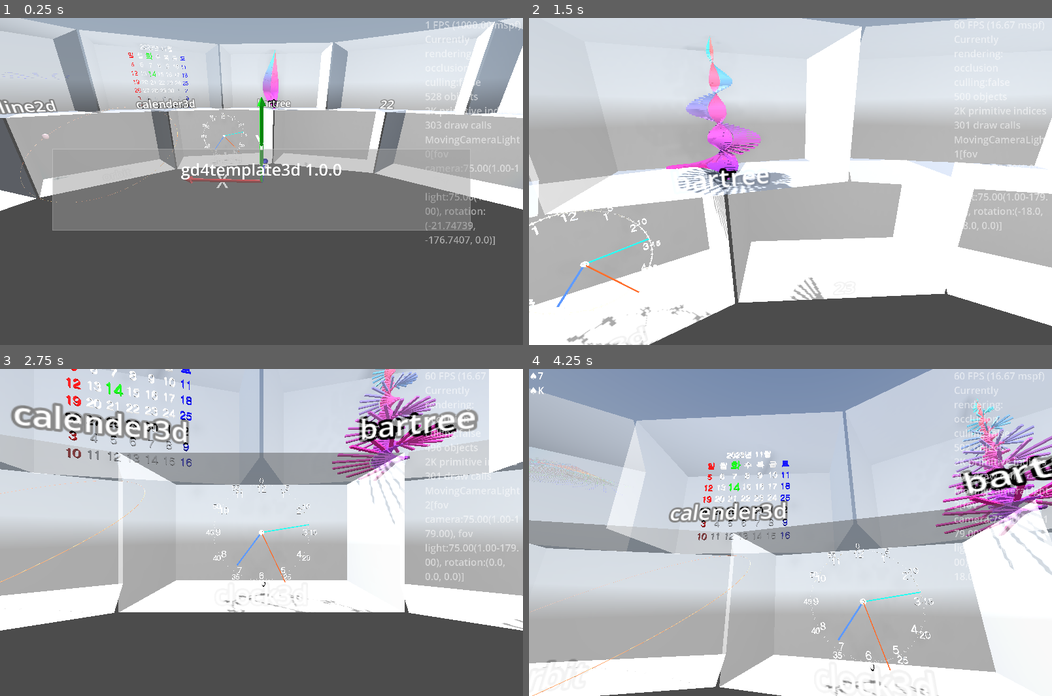
Above: before the commit, frames 1-4 (two rows, left to right).
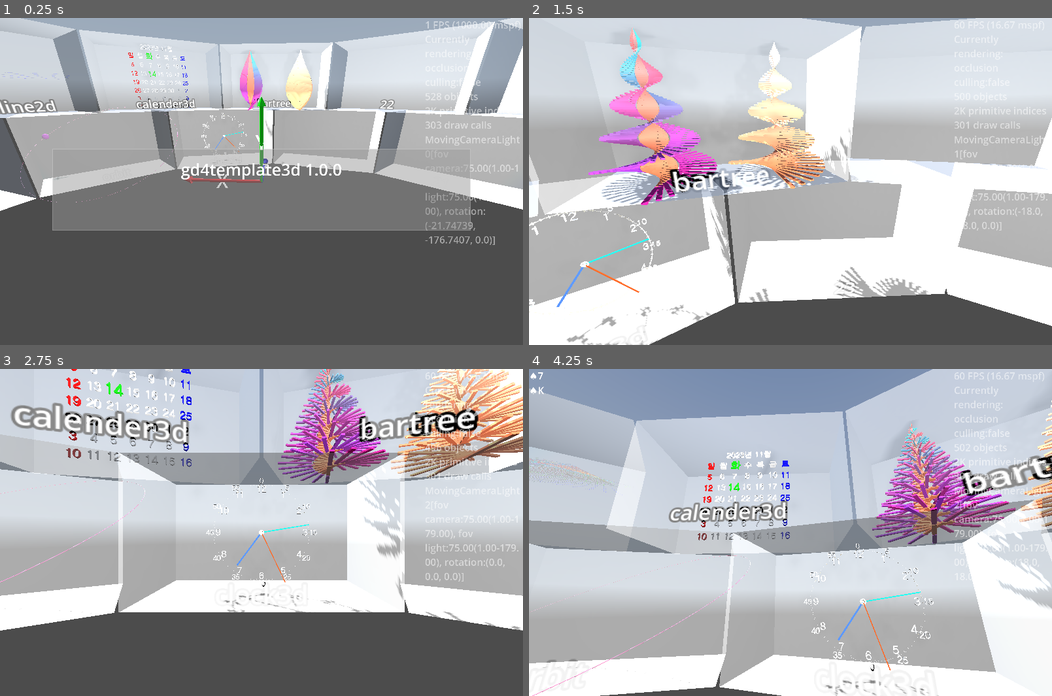
Above: after the commit, the same moments.

Repository: kasworld/gd4template3d
Game: Godot game, scene res://main.tscn
The game is run twice, just before and just after one commit, with the same random seed, the same clock (stepped at 60 frames per second) and the same inputs. A sky picture missing from this copy of the repository is replaced by a grey-blue gradient.
Inputs (mouse positions are in pixels of both pictures, inside the frame that each line leads up to):
- Up to frame 1 (0.25 s): no input
- Up to frame 2 (1.5 s): tap Enter at 0.5 s; move the mouse to (905, 165) at 0.52 s; hold Right 0.53-1.28 s; tap Q at 0.6 s; click (905, 165) at 0.67 s; move the mouse to (685, 197) at 1.27 s; hold Down from 1.28 s (still down); tap E at 1.35 s
- Up to frame 3 (2.75 s): move the mouse to (313, 460) at 2.02 s; release Down at 2.03 s; hold Right from 2.03 s (still down); tap Enter at 2.1 s
- Up to frame 4 (4.25 s): move the mouse to (764, 597) at 2.77 s; release Right at 2.78 s; hold Up 2.78-3.53 s; tap Q at 2.85 s; click (764, 597) at 2.92 s; move the mouse to (947, 581) at 3.52 s; hold Left from 3.53 s (still down); tap E at 3.6 s

The runs differ from the first frame. In frame 1, 1.5% of the frame differs, in the area x 3-64%, y 9-57%; in frame 2, 11%, in the area x 11-77%, y 3-87%; in frame 3, 10%; in frame 4, 8.3%.

Commit message:
update bartree_demo

Diff:
--- a/main.gd
+++ b/main.gd
@@ -142,7 +142,7 @@
 
 var slotreel :SlotReel
 func reel_demo(glasscabinet :GlassCabinet, labeltext :String = "") -> void:
-	var symbol크기 := Vector2(WorldSize.x/15 ,WorldSize.y/15)
+	var symbol크기 := Vector2(WorldSize.x/20 ,WorldSize.y/20)
 	var color_text_into_list := make_color_text_info_list(colorlist_dark, cardlist).duplicate()
 	color_text_into_list.shuffle()
 	slotreel = preload("res://slot_reel/slot_reel.tscn").instantiate(
@@ -310,22 +310,22 @@
 var tree2_scene = preload("res://bar_tree_2/bar_tree_2.tscn")
 var bartree_list :Array
 func bartree_demo(glasscabinet :GlassCabinet, labeltext :String = "") -> void:
-	var bar_count := randi_range(10,100)
+	if labeltext != "":
+		glasscabinet.set_label_text(labeltext)
 	var tree_size := Vector3(WorldSize.z/3, WorldSize.y, WorldSize.z / 30)
-	var bar_pos := Vector3(0,-WorldSize.y/2,0)
-	var make_flag := randi_range(1,7)
+	make_tree3(randi_range(1,7), glasscabinet, tree_size, randi_range(10,100), Vector3(-WorldSize.x/4,-WorldSize.y/2,0))
+	make_tree3(randi_range(1,7), glasscabinet, tree_size, randi_range(10,100), Vector3(WorldSize.x/4,-WorldSize.y/2,0))
+func make_tree3(make_flag:int, glasscabinet :GlassCabinet, tree_size :Vector3, bar_count :int, pos :Vector3) -> void:
 	if make_flag & (1<<0) != 0: # add left side
-		make_tree(glasscabinet, tree_size, bar_count, 2.0, bar_pos)
+		make_tree(glasscabinet, tree_size, bar_count, 2.0, pos)
 	if make_flag & (1<<1) != 0: # add right side
-		make_tree(glasscabinet, tree_size, bar_count, -2.0, bar_pos)
+		make_tree(glasscabinet, tree_size, bar_count, -2.0, pos)
 	if make_flag & (1<<2) != 0: # add center
 		if make_flag == (1<<2): # side not exist
 			tree_size.x *= 3
 		else:
 			tree_size.x *= 0.9
-		make_tree(glasscabinet, tree_size, bar_count, 0, bar_pos)
-	if labeltext != "":
-		glasscabinet.set_label_text(labeltext)
+		make_tree(glasscabinet, tree_size, bar_count, 0, pos)
 func make_tree(glasscabinet :GlassCabinet, tree_size :Vector3, bar_count :int, shift :float, pos :Vector3) -> void:
 	var t = tree2_scene.instantiate()
 	glasscabinet.add_child(t)
